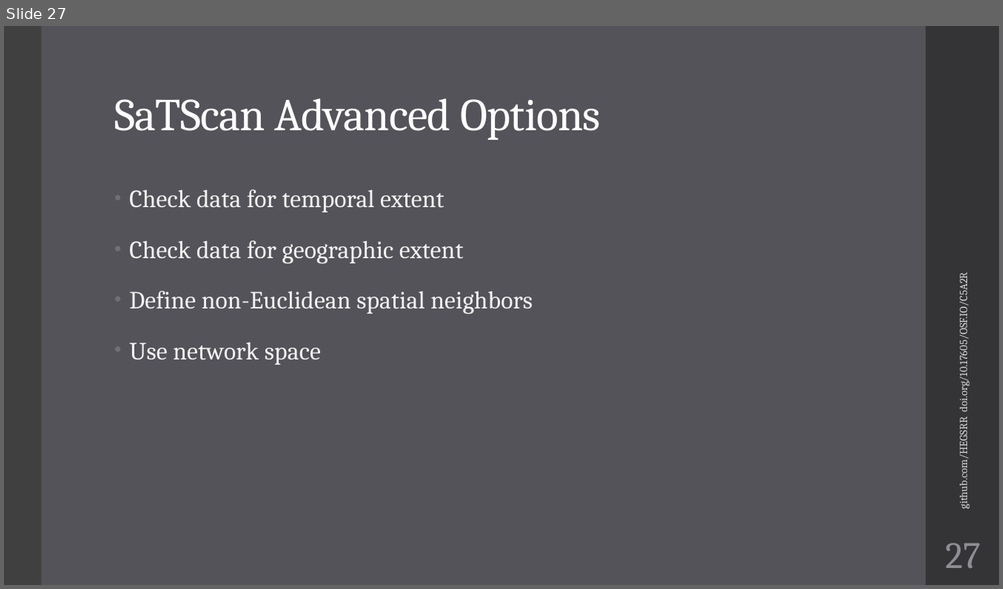
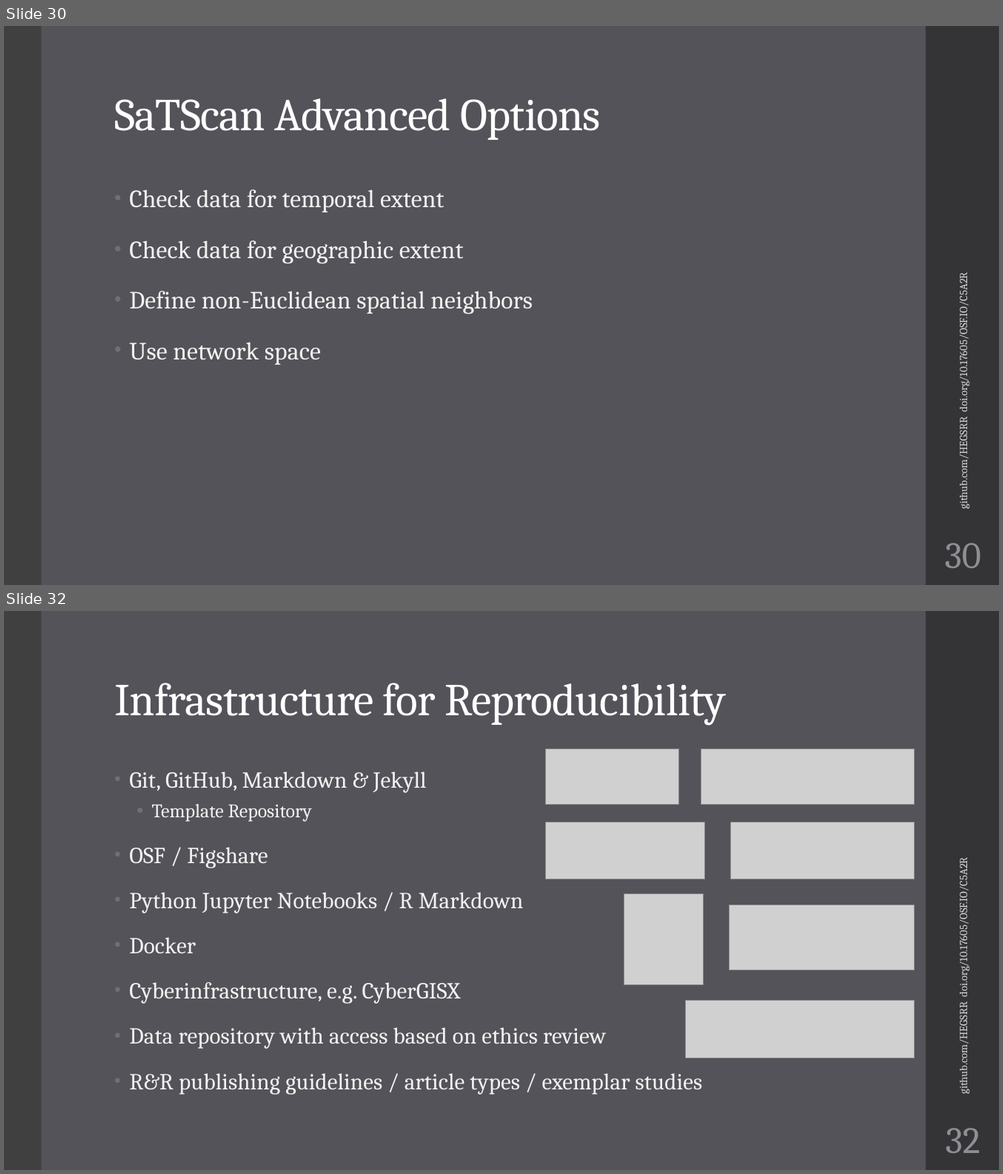
Before and after one commit to HEGSRR/UCGIS-Workshop, a slide deck: 01_Introduction.pptx. Shown one above the other, each under a label of ours: slide 27 before the commit, slides 30 and 32 after it; the slides between them are not shown. The pictures are 1003x589 and 1003x1174 pixels, drawn with LibreOffice and Linux fonts; fonts in the diff are those of the drawing; grey boxes stand for pictures. Boxes give left, top, right and bottom in pixels: in the first picture for what was removed or moved away, otherwise in the second. Text is boxed around its words. In the diff, an @@ line names an element or a change of style, - is before the commit and + after.

```diff
--- a/01_Introduction.pptx
+++ b/01_Introduction.pptx
@@ slide 32 added at (4,611,999,1170), background #535359; not listed: 2 template elements that a slide beside it also shows @@
@@ title added at (114,683,726,726), 44 pt, text #FFFFFF @@
+Infrastructure for Reproducibility
@@ picture added at (546,749,678,805) @@
@@ picture added at (701,749,914,805) @@
@@ text added at (129,772,703,1094), 22.2 pt, text #F2F2F2 @@
+• Git, GitHub, Markdown & Jekyll
+  • Template Repository
+• OSF / Figshare
+• Python Jupyter Notebooks / R Markdown
+• Docker
+• Cyberinfrastructure, e.g. CyberGISX
+• Data repository with access based on ethics review
+• R&R publishing guidelines / article types / exemplar studies
@@ picture added at (546,823,705,880) @@
@@ picture added at (731,823,913,880) @@
@@ text added at (956,871,970,1092), 10.5 pt, text #D9D9DB @@
+github.com/HEGSRR doi.org/10.17605/OSF.IO/C5A2R
@@ picture added at (624,894,703,985) @@
@@ picture added at (729,906,913,971) @@
@@ picture added at (686,1000,913,1059) @@
@@ page number added at (945,1128,980,1153), 36 pt, text #8E8E94 @@
+32
@@ what was slide 27 is now slide 30 @@
@@ page number at (945,543,981,568): text changed @@
-27
+30
```
Also in this commit, not shown: 2 slides changed, 9 other slides added, 1 other file.
